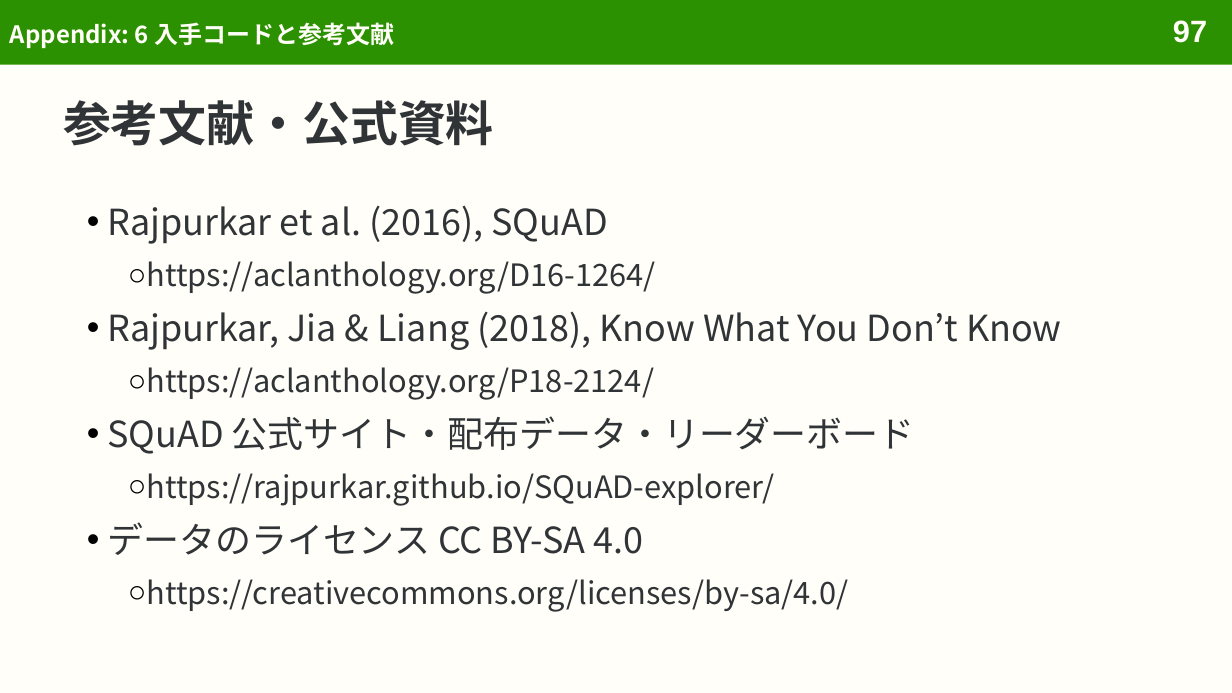
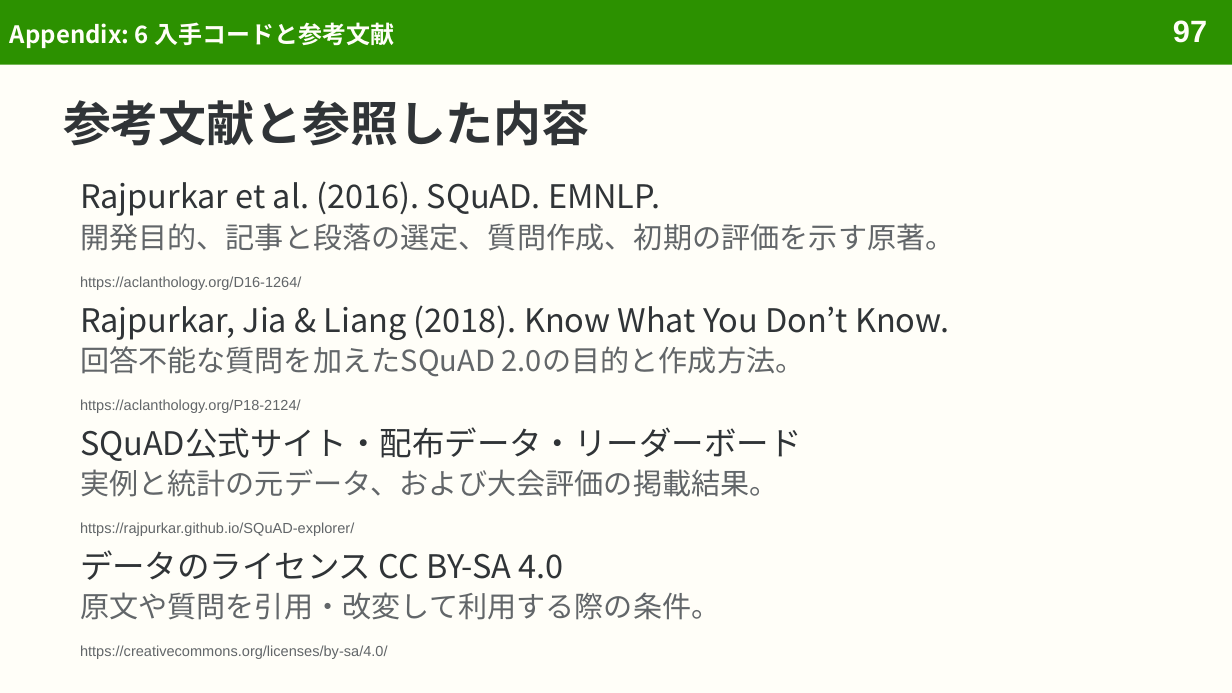
Before and after one commit to sasakiy84/datasets-in-10-minutes, a slide deck: slide 97 of slides/datasets-in-10-minutes-squad.pptx. Drawn at 1232x693 pixels with LibreOffice and Linux fonts; fonts in the diff are those of the drawing. Boxes give left, top, right and bottom in pixels: in the first picture for what was removed or moved away, otherwise in the second. Text is boxed around its words. In the diff, an @@ line names an element or a change of style, - is before the commit and + after.

```diff
--- a/slides/datasets-in-10-minutes-squad.pptx
+++ b/slides/datasets-in-10-minutes-squad.pptx
@@ title at box(63, 100, 589, 146): text changed @@
-参考文献・公式資料
+参考文献と参照した内容
@@ text at box(80, 181, 660, 216): text changed; size 18 to 19 pt @@
-• Rajpurkar et al. (2016), SQuAD
-  ○ https://aclanthology.org/D16-1264/
-• Rajpurkar, Jia & Liang (2018), Know What You Don’t Know
-  ○ https://aclanthology.org/P18-2124/
-• SQuAD 公式サイト・配布データ・リーダーボード
-  ○ https://rajpurkar.github.io/SQuAD-explorer/
-• データのライセンス CC BY-SA 4.0
-  ○ https://creativecommons.org/licenses/by-sa/4.0/
+Rajpurkar et al. (2016). SQuAD. EMNLP.
@@ text added at box(80, 223, 955, 251), 17 pt, text #626669 @@
+開発目的、記事と段落の選定、質問作成、初期の評価を示す原著。
@@ text added at box(80, 276, 301, 290), 8.5 pt, text #626669 @@
+https://aclanthology.org/D16-1264/
@@ text added at box(80, 305, 949, 340), 19 pt, text #303437 @@
+Rajpurkar, Jia & Liang (2018). Know What You Don’t Know.
@@ text added at box(80, 346, 805, 377), 17 pt, text #626669 @@
+回答不能な質問を加えたSQuAD 2.0の目的と作成方法。
@@ text added at box(80, 399, 301, 413), 8.5 pt, text #626669 @@
+https://aclanthology.org/P18-2124/
@@ text added at box(80, 427, 802, 461), 19 pt, text #303437 @@
+SQuAD公式サイト・配布データ・リーダーボード
@@ text added at box(80, 469, 779, 497), 17 pt, text #626669 @@
+実例と統計の元データ、および大会評価の掲載結果。
@@ text added at box(80, 522, 354, 536), 8.5 pt, text #626669 @@
+https://rajpurkar.github.io/SQuAD-explorer/
@@ text added at box(80, 550, 564, 580), 19 pt, text #303437 @@
+データのライセンス CC BY-SA 4.0
@@ text added at box(80, 592, 720, 620), 17 pt, text #626669 @@
+原文や質問を引用・改変して利用する際の条件。
@@ text added at box(80, 645, 388, 659), 8.5 pt, text #626669 @@
+https://creativecommons.org/licenses/by-sa/4.0/
```
Also in this commit, not shown: 5 other slides changed, 10 other files.
